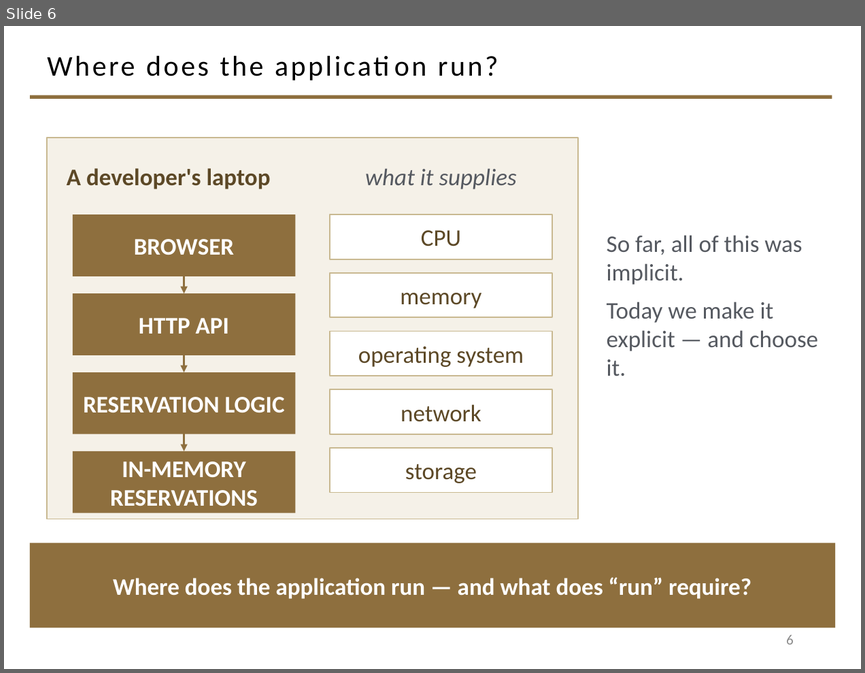
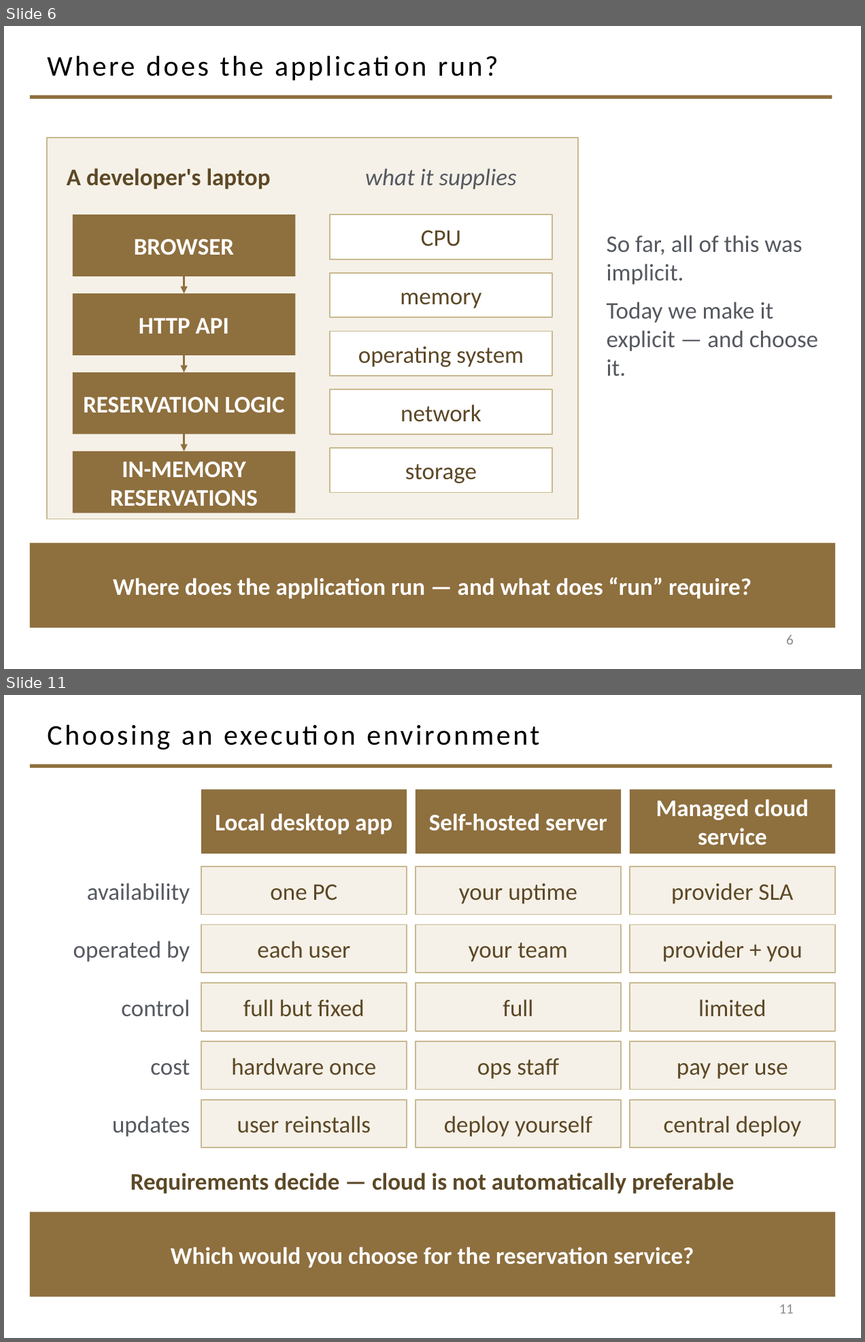
Before and after one commit to davisjam/model-based-agentic-software-engineering, a slide deck: course/lectures/act-3-software-in-the-world/02-compute-environments-and-data-management/3-1-Compute-Environments-and-Deployment.pptx. Shown one above the other, each under a label of ours: slide 6 before the commit, slides 6 and 11 after it; the slides between them are not shown. The pictures are 865x673 and 865x1342 pixels, drawn with LibreOffice and Linux fonts; fonts in the diff are those of the drawing; background and template pictures are left out. Boxes give left, top, right and bottom in pixels: in the first picture for what was removed or moved away, otherwise in the second. Text is boxed around its words. In the diff, an @@ line names an element or a change of style, - is before the commit and + after.

```diff
--- a/course/lectures/act-3-software-in-the-world/02-compute-environments-and-data-management/3-1-Compute-Environments-and-Deployment.pptx
+++ b/course/lectures/act-3-software-in-the-world/02-compute-environments-and-data-management/3-1-Compute-Environments-and-Deployment.pptx
@@ slide 11 added at [4, 695, 861, 1338], background #FFFFFF; not listed: 1 template element that a slide beside it also shows @@
@@ title added at [47, 724, 539, 750], 24 pt, text #000000 @@
+Choosing an execution environment
@@ rectangle added at [201, 790, 407, 853], fill #8E6F3E, 20 pt, text #FFFFFF, bold @@
+Local desktop app
@@ rectangle added at [415, 790, 621, 853], fill #8E6F3E, 20 pt, text #FFFFFF, bold @@
+Self-hosted server
@@ rectangle added at [630, 790, 835, 853], fill #8E6F3E, 20 pt, text #FFFFFF, bold @@
+Managed cloud service
@@ rectangle added at [201, 866, 407, 915], fill #F5F1E8, outline #C9B991 1 pt, 20 pt, text #5C4826 @@
+one PC
@@ rectangle added at [415, 866, 621, 915], fill #F5F1E8, outline #C9B991 1 pt, 20 pt, text #5C4826 @@
+your uptime
@@ rectangle added at [630, 866, 835, 915], fill #F5F1E8, outline #C9B991 1 pt, 20 pt, text #5C4826 @@
+provider SLA
@@ text added at [87, 883, 190, 904], 20 pt, text #555960 @@
+availability
@@ rectangle added at [201, 925, 407, 972], fill #F5F1E8, outline #C9B991 1 pt, 20 pt, text #5C4826 @@
+each user
@@ rectangle added at [415, 925, 621, 972], fill #F5F1E8, outline #C9B991 1 pt, 20 pt, text #5C4826 @@
+your team
@@ rectangle added at [630, 925, 835, 972], fill #F5F1E8, outline #C9B991 1 pt, 20 pt, text #5C4826 @@
+provider + you
@@ text added at [73, 940, 190, 962], 20 pt, text #555960 @@
+operated by
@@ text added at [121, 999, 190, 1016], 20 pt, text #555960 @@
+control
@@ rectangle added at [201, 983, 407, 1031], fill #F5F1E8, outline #C9B991 1 pt, 20 pt, text #5C4826 @@
+full but fixed
@@ rectangle added at [415, 983, 621, 1031], fill #F5F1E8, outline #C9B991 1 pt, 20 pt, text #5C4826 @@
+full
@@ rectangle added at [630, 983, 835, 1031], fill #F5F1E8, outline #C9B991 1 pt, 20 pt, text #5C4826 @@
+limited
@@ rectangle added at [201, 1041, 407, 1089], fill #F5F1E8, outline #C9B991 1 pt, 20 pt, text #5C4826 @@
+hardware once
@@ rectangle added at [415, 1041, 621, 1089], fill #F5F1E8, outline #C9B991 1 pt, 20 pt, text #5C4826 @@
+ops staff
@@ rectangle added at [630, 1041, 835, 1089], fill #F5F1E8, outline #C9B991 1 pt, 20 pt, text #5C4826 @@
+pay per use
@@ text added at [150, 1059, 190, 1074], 20 pt, text #555960 @@
+cost
@@ rectangle added at [201, 1100, 407, 1147], fill #F5F1E8, outline #C9B991 1 pt, 20 pt, text #5C4826 @@
+user reinstalls
@@ rectangle added at [415, 1100, 621, 1147], fill #F5F1E8, outline #C9B991 1 pt, 20 pt, text #5C4826 @@
+deploy yourself
@@ rectangle added at [630, 1100, 835, 1147], fill #F5F1E8, outline #C9B991 1 pt, 20 pt, text #5C4826 @@
+central deploy
@@ text added at [112, 1115, 190, 1136], 20 pt, text #555960 @@
+updates
@@ text added at [130, 1172, 734, 1193], 20 pt, text #5C4826, bold @@
+Requirements decide — cloud is not automatically preferable
@@ rectangle added at [30, 1212, 835, 1297], fill #8E6F3E, 20 pt, text #FFFFFF, bold @@
+Which would you choose for the reservation service?
@@ page number added at [779, 1304, 793, 1313], 12 pt, text #8C8C8C @@
+11
```
Also in this commit, not shown: 4 other slides added.
